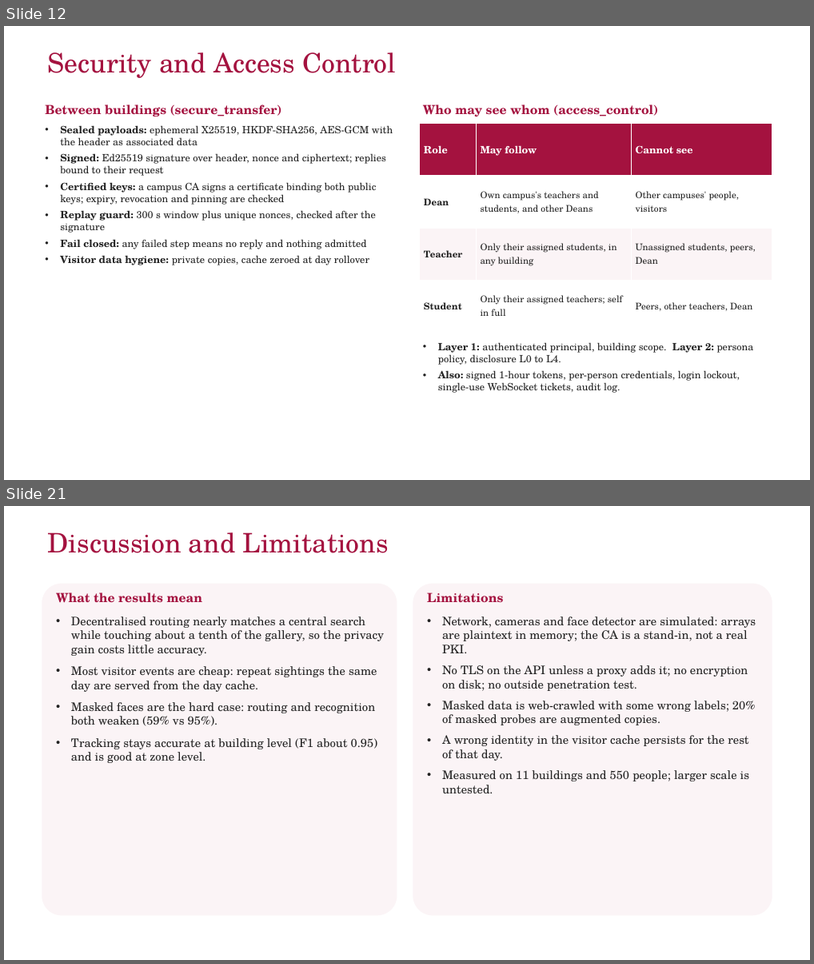
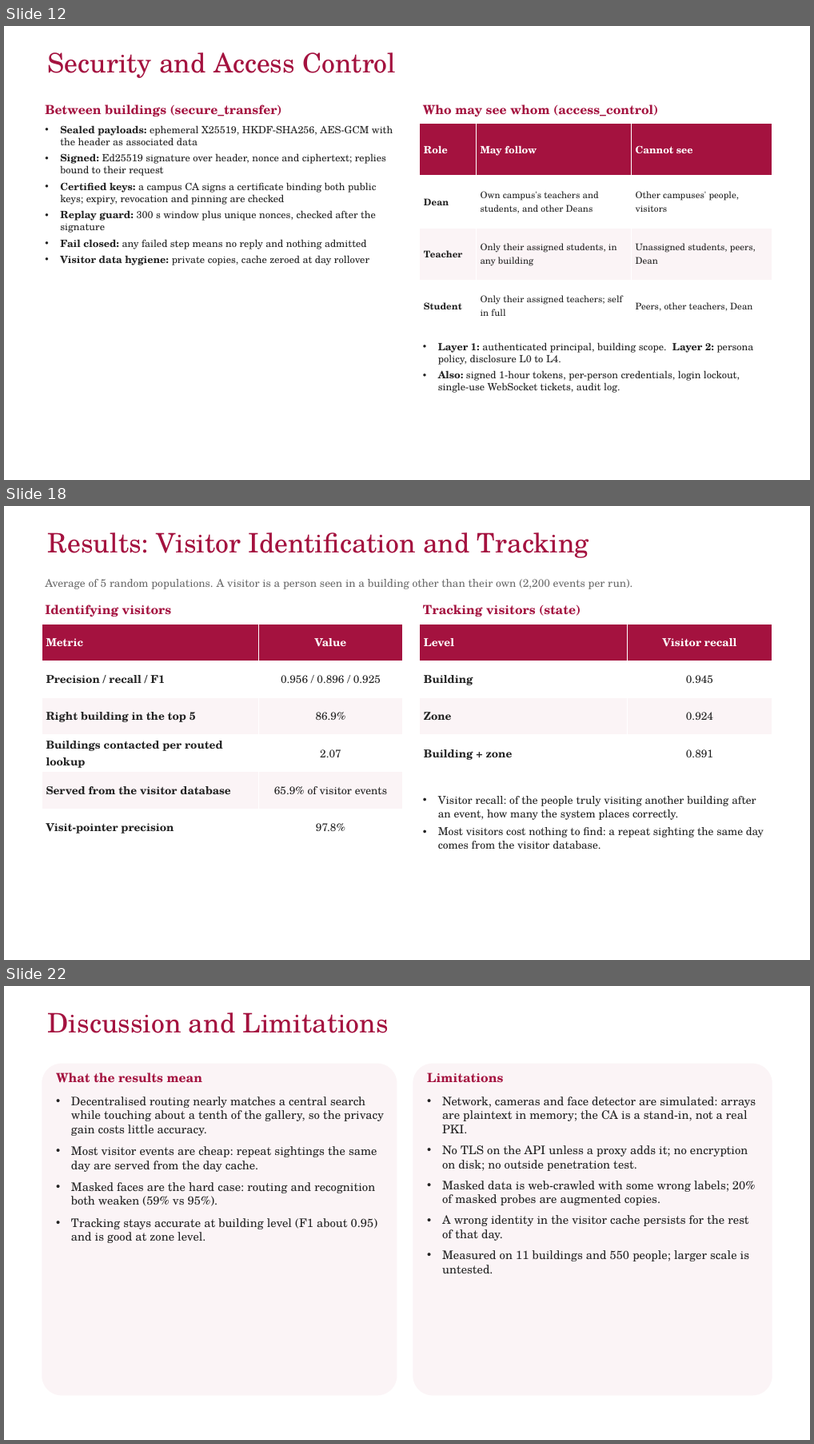
Before and after one commit to yadhu-vipin/Occupant_Tracking_v2, a slide deck: final_review/S7_Final_Review_Group_C3.pptx. Shown one above the other, each under a label of ours: slides 12 and 21 before the commit, slides 12, 18 and 22 after it; the slides between them are not shown. The pictures are 814x964 and 814x1444 pixels, drawn with LibreOffice and Linux fonts; fonts in the diff are those of the drawing; background and template pictures are left out. Boxes give left, top, right and bottom in pixels: in the first picture for what was removed or moved away, otherwise in the second. Text is boxed around its words. In the diff, an @@ line names an element or a change of style, - is before the commit and + after.

```diff
--- a/final_review/S7_Final_Review_Group_C3.pptx
+++ b/final_review/S7_Final_Review_Group_C3.pptx
@@ slide 18 added at (4,506,810,960), background #FFFFFF @@
@@ title added at (48,532,590,558), 32 pt, text #A4123F @@
+Results: Visitor Identification and Tracking
@@ text added at (45,579,633,589), 13 pt, text #6B6B6B @@
+Average of 5 random populations. A visitor is a person seen in a building other than their own (2,200 events per run).
@@ table added at (42,624,402,845), 6 rows, 2 columns @@
+Metric | Value
+Precision / recall / F1 | 0.956 / 0.896 / 0.925
+Right building in the top 5 | 86.9%
+Buildings contacted per routed lookup | 2.07
+Served from the visitor database | 65.9% of visitor events
+Visit-pointer precision | 97.8%
@@ text added at (45,604,172,617), 15 pt, text #A4123F, bold @@
+Identifying visitors
@@ table added at (420,624,773,771), 4 rows, 2 columns @@
+Level | Visitor recall
+Building | 0.945
+Zone | 0.924
+Building + zone | 0.891
@@ text added at (423,604,581,616), 15 pt, text #A4123F, bold @@
+Tracking visitors (state)
@@ text added at (438,796,764,848), 13 pt, text #222222 @@
+• Visitor recall: of the people truly visiting another building after an event, how many the system places correctly.
+• Most visitors cost nothing to find: a repeat sighting the same day comes from the visitor database.
@@ page number added at (4,938,42,960), 16 pt, text #FFFFFF, bold @@
+18
@@ what was slide 21 is now slide 22 @@
```
Also in this commit, not shown: 11 slides changed, 4 other slides added, 4 slides removed, 20 other files.
